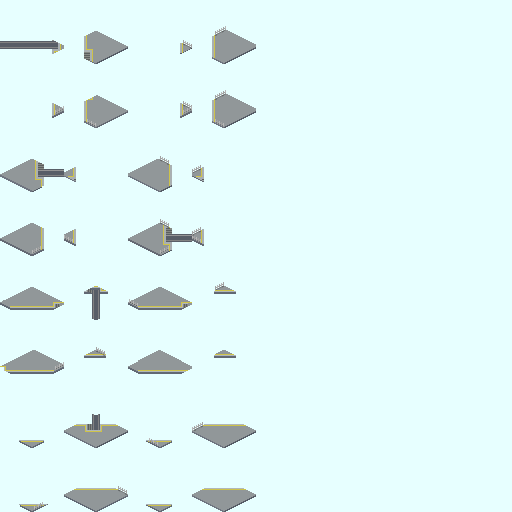
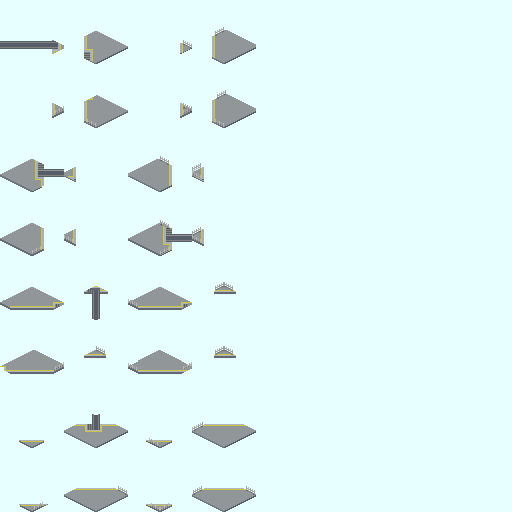
Two versions of the same layered image (512×512). Layer-by-layer changes:
removed group "assy" (32 layers) from group "レイヤーグループ" over (x1=96, y1=26, x2=233, y2=510)
removed group "Fences コピー" (28 layers) from group "assy" over (x1=96, y1=26, x2=226, y2=510)
removed layer "[37]@F" from group "Fences コピー" over (x1=96, y1=347, x2=105, y2=356)
removed layer "[34]@F" from group "Fences コピー" over (x1=129, y1=299, x2=138, y2=307)
removed group "[30]@FG" (2 layers) from group "Fences コピー" over (x1=160, y1=219, x2=169, y2=254)
removed layer "[26]@F コピー" from group "[30]@FG" over (x1=160, y1=219, x2=169, y2=228)
removed layer "[28]@F コピー" from group "[30]@FG" over (x1=160, y1=246, x2=169, y2=254)
removed layer "[27]@F" from group "Fences コピー" over (x1=192, y1=165, x2=201, y2=173)
removed group "[23]@FG" (2 layers) from group "Fences コピー" over (x1=215, y1=90, x2=226, y2=100)
removed layer "[19]@F コピー" from group "[23]@FG" over (x1=215, y1=90, x2=226, y2=100)
removed group "[22]@FG" (2 layers) from group "Fences コピー" over (x1=183, y1=101, x2=192, y2=112)
removed layer "[20]@F コピー" from group "[22]@FG" over (x1=183, y1=106, x2=192, y2=112)
removed layer "[18]@F コピー" from group "[22]@FG" over (x1=183, y1=101, x2=192, y2=110)
added group "Assy" with 11 layers in group "レイヤーグループ" over (x1=96, y1=27, x2=255, y2=511)
added group "Fences_side" with 4 layers in group "Assy" over (x1=96, y1=27, x2=255, y2=511)
added layer "FS_B" in group "Fences_side" over (x1=96, y1=90, x2=255, y2=495)
added layer "FS_F" in group "Fences_side" over (x1=96, y1=163, x2=224, y2=511)
added layer "FS_L" in group "Fences_side" over (x1=192, y1=27, x2=226, y2=495)
added layer "FS_R" in group "Fences_side" over (x1=96, y1=106, x2=192, y2=511)
